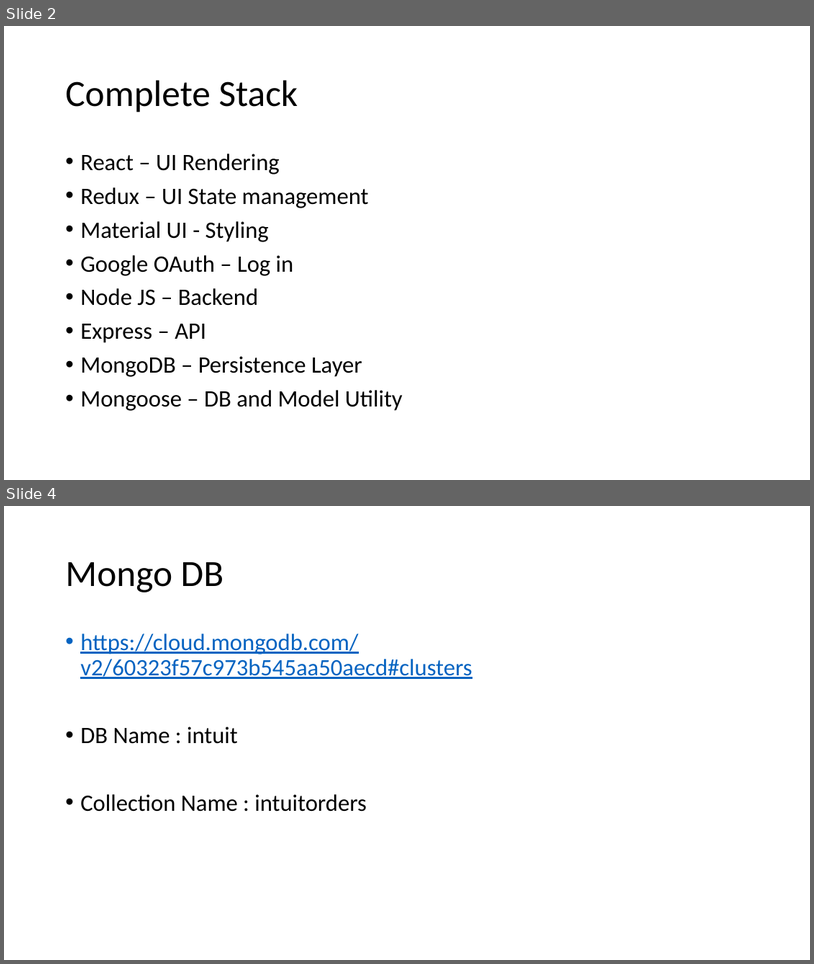
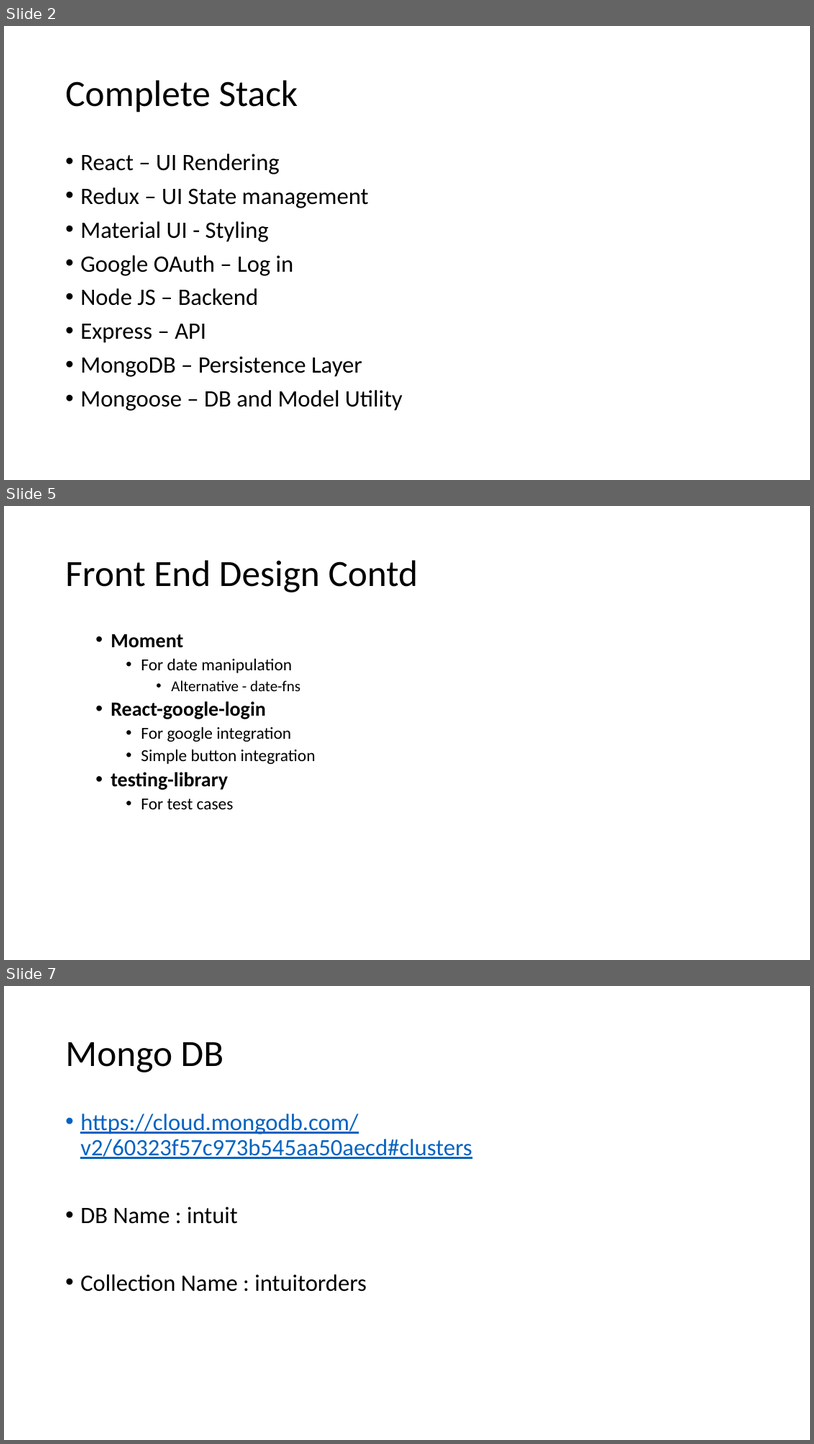
Before and after one commit to anandharshan/intuit2, a slide deck: Arch and decision choices.pptx. Shown one above the other, each under a label of ours: slides 2 and 4 before the commit, slides 2, 5 and 7 after it; the slides between them are not shown. The pictures are 814x964 and 814x1444 pixels, drawn with LibreOffice and Linux fonts; fonts in the diff are those of the drawing. Boxes give left, top, right and bottom in pixels: in the first picture for what was removed or moved away, otherwise in the second. Text is boxed around its words. In the diff, an @@ line names an element or a change of style, - is before the commit and + after.

```diff
--- a/Arch and decision choices.pptx
+++ b/Arch and decision choices.pptx
@@ slide 5 added at (x1=4, y1=506, x2=810, y2=960), background #FFFFFF @@
@@ title added at (x1=65, y1=560, x2=419, y2=592), 44 pt, text #000000 @@
+Front End Design Contd
@@ text added at (x1=111, y1=634, x2=316, y2=809), 20 pt, text #000000 @@
+  • Moment
+    • For date manipulation
+      • Alternative - date-fns
+  • React-google-login
+    • For google integration
+    • Simple button integration
+  • testing-library
+    • For test cases
@@ what was slide 4 is now slide 7 @@
```
Also in this commit, not shown: 1 slide changed, 2 other slides added, 2 other files.
